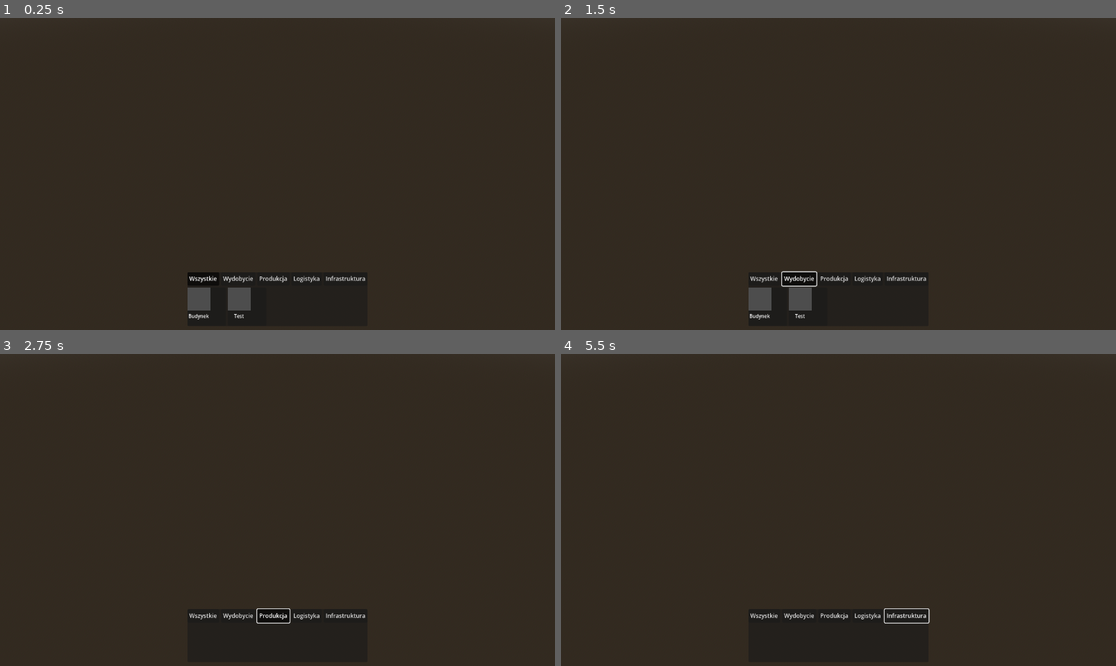
Above: before the commit, frames 1-4 (two rows, left to right).
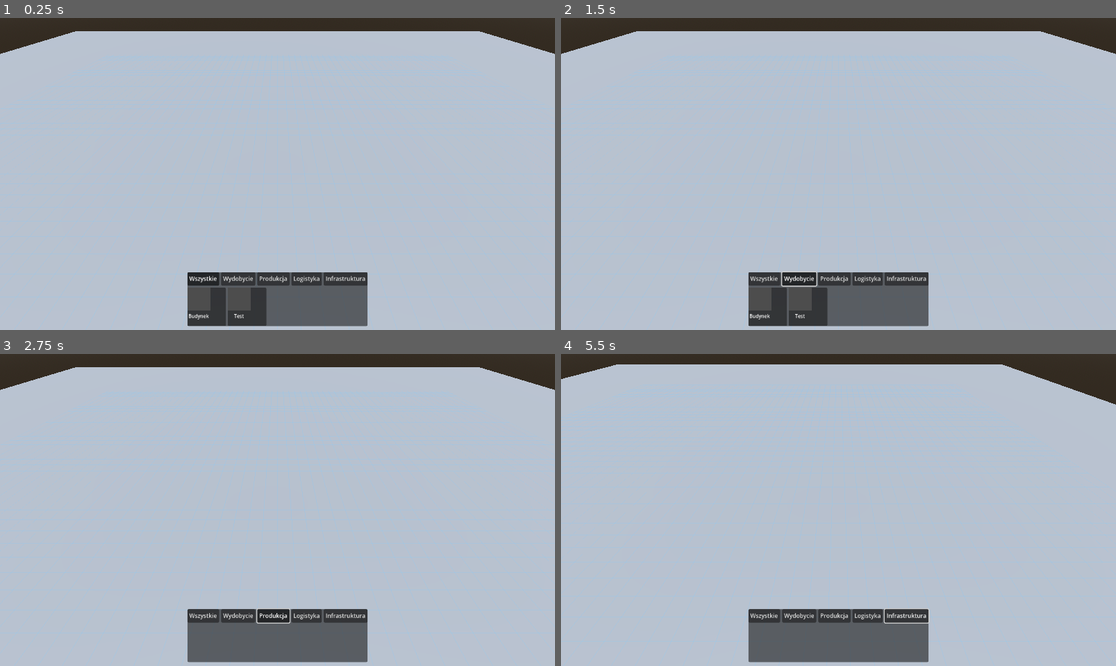
Above: after the commit, the same moments.

Repository: jakubzw/MineCorp
Game: Godot game, scene res://scenes/main/Main.tscn
Same seed, same stepped clock (60 frames per second), same inputs: the game is played once before the commit and once after it.
Inputs (mouse positions are in pixels of both pictures, inside the frame that each line leads up to):
- Up to frame 1 (0.25 s): no input
- Up to frame 2 (1.5 s): click "Wszystkie" at 0.5 s; click "Wydobycie" at 1.25 s
- Up to frame 3 (2.75 s): click "Produkcja" at 2 s
- Up to frame 4 (5.5 s): click "Logistyka" at 2.75 s; click "Infrastruktura" at 3.5 s; tap Enter at 4.25 s; move the mouse to (960, 494) at 4.27 s; hold D (move_right) 4.28-5.03 s; hold G (grid_cycle) 4.28-5.03 s; click (960, 494) at 4.42 s; move the mouse to (727, 525) at 5.02 s; hold S (move_backward) from 5.03 s (still down); tap G (grid_cycle) at 5.1 s

The runs differ from the first frame. In frame 1, 94% of the frame differs, in the area x 0-100%, y 4-100%; in frame 2, 94%; in frame 3, 94%; in frame 4, 95%, in the area x 0-100%, y 3-100%.

Commit message:
Z001 camera fixes

Diff:
--- a/scripts/camera/camera_rig.gd
+++ b/scripts/camera/camera_rig.gd
@@ -57,15 +57,16 @@
 
 func _ready() -> void:
 	_target_position = global_position
-	_target_yaw = _pivot.rotation_degrees.y
-
-	# Zawsze wymuszaj sensowny zoom startowy
+	_target_yaw = 0.0
 	_target_zoom = 30.0
-	_camera.position = Vector3(0, 0, _target_zoom)
-
-	# Zawsze wymuszaj sensowne nachylenie startowe
 	_target_pitch = -45.0
-	_arm.rotation_degrees.x = _target_pitch
+
+	# Wymuś pozycję i rotację startową natychmiast
+	_pivot.rotation_degrees.y = 0.0
+	_arm.rotation_degrees.x = -45.0
+	_camera.position = Vector3(0, 0, 30.0)
+	# Kamera musi patrzeć na pivot (origin Arm)
+	_camera.look_at(_arm.global_position, Vector3.UP)
 
 	_clamp_pitch()
 
@@ -170,9 +171,9 @@
 	)
 
 	# Zoom — przesunięcie kamery wzdłuż jej lokalnej osi Z
-	var current_zoom: float = -_camera.position.z
+	var current_zoom: float = _camera.position.z
 	var new_zoom: float = lerp(current_zoom, _target_zoom, clamp(zoom_smoothing * delta, 0.0, 1.0))
-	_camera.position.z = -new_zoom
+	_camera.position.z = new_zoom
 
 	# Obrót poziomy (yaw)
 	_pivot.rotation_degrees.y = lerp_angle(
@@ -188,7 +189,6 @@
 		clamp(rotation_smoothing * delta, 0.0, 1.0)
 	)
 
-
 # ──────────────────────────────────────────
 #  Helpery
 # ──────────────────────────────────────────
--- a/scripts/ui/hud.gd
+++ b/scripts/ui/hud.gd
@@ -10,7 +10,7 @@
 #          └── BuildMenu (Panel) ← build_menu.gd
 # ──────────────────────────────────────────
 
-@onready var _build_menu = $MarginContainer/BottomBar/BuildMenu
+@onready var _build_menu = $MarginContainer/VBoxContainer/BottomBar/BuildMenu
 
 
 func _ready() -> void:
